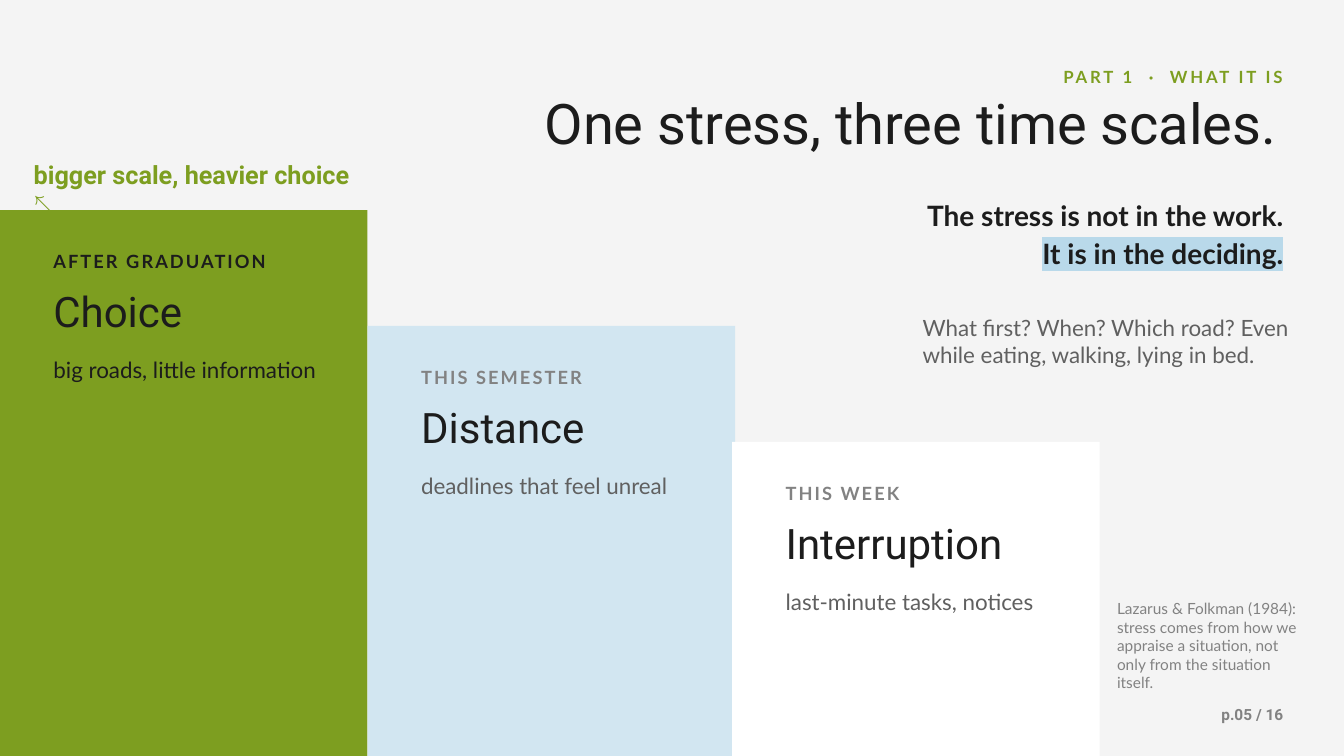
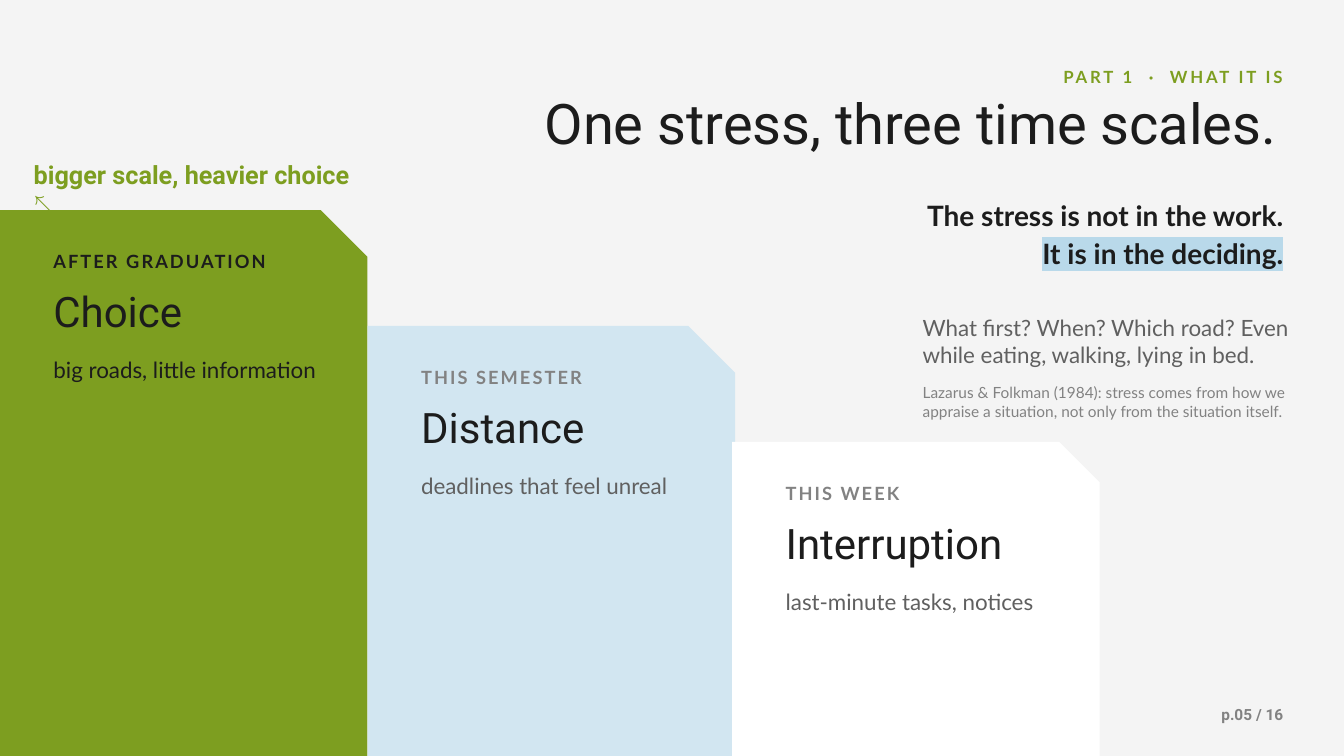
Before and after one commit to Kyson-CCHEN/English-presentation, a slide deck: slide 5 of Planning_Is_the_Pressure.pptx. Drawn at 1344x756 pixels with LibreOffice and Linux fonts; fonts in the diff are those of the drawing; background and template pictures are left out. Boxes give left, top, right and bottom in pixels: in the first picture for what was removed or moved away, otherwise in the second. Text is boxed around its words. In the diff, an @@ line names an element or a change of style, - is before the commit and + after.

```diff
--- a/Planning_Is_the_Pressure.pptx
+++ b/Planning_Is_the_Pressure.pptx
@@ snip rect at (x1=0, y1=210, x2=368, y2=756): rectangle to snip rect @@
@@ snip rect at (x1=368, y1=326, x2=736, y2=756): rectangle to snip rect @@
@@ text "Lazarus & Folkman (1984): stress ..." rewrapped from (x1=1117, y1=602, x2=1296, y2=688) to (x1=923, y1=386, x2=1285, y2=420) @@
```
Also in this commit, not shown: 6 other slides changed.
